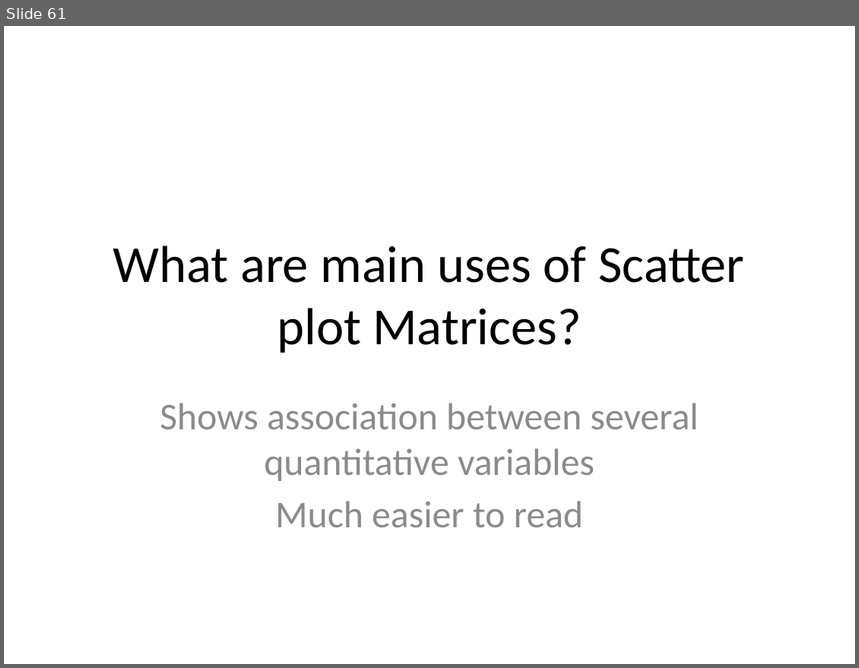
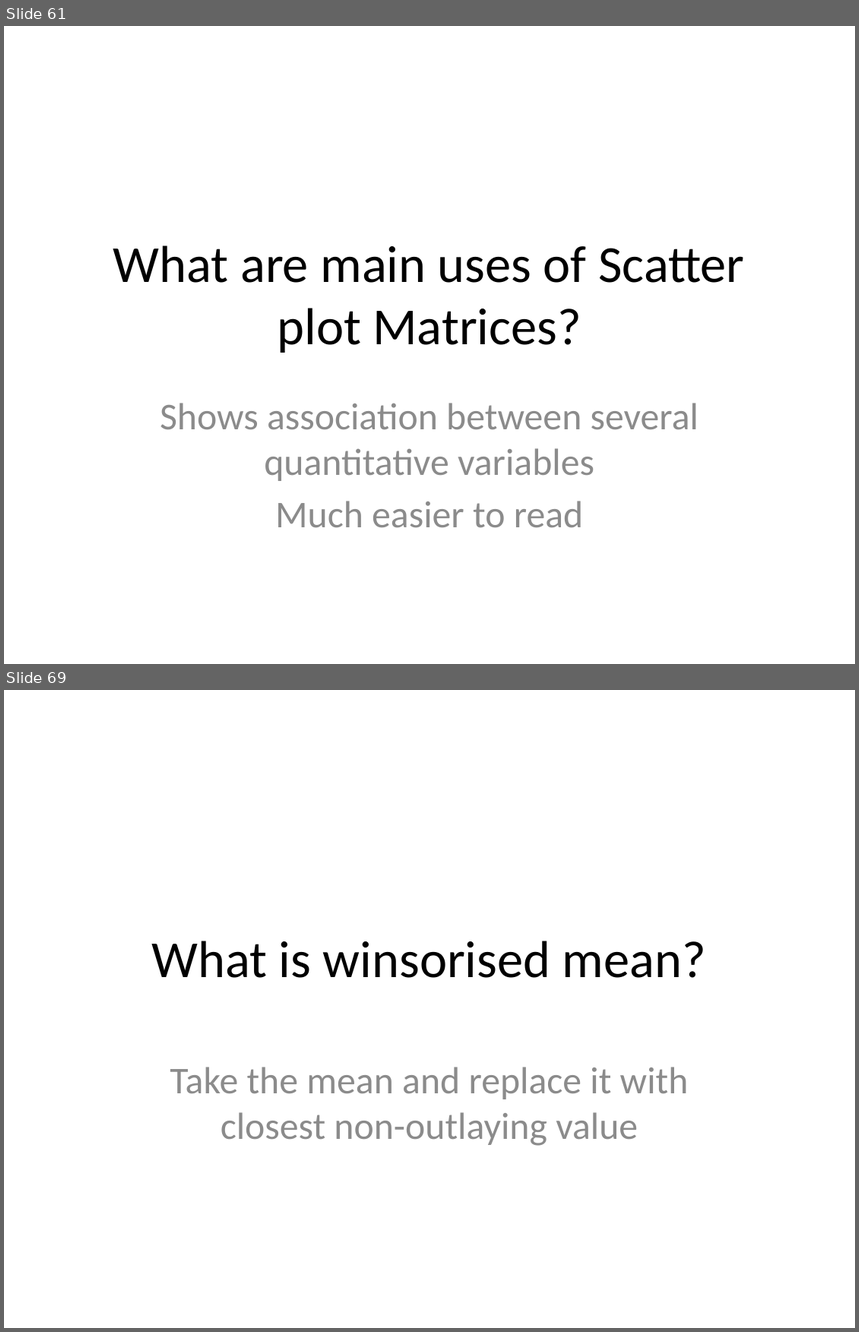
Before and after one commit to githubsebkun/Software-Interview-Questions, a slide deck: Data science.pptx. Shown one above the other, each under a label of ours: slide 61 before the commit, slides 61 and 69 after it; the slides between them are not shown. The pictures are 859x668 and 859x1332 pixels, drawn with LibreOffice and Linux fonts; fonts in the diff are those of the drawing. Boxes give left, top, right and bottom in pixels: in the first picture for what was removed or moved away, otherwise in the second. Text is boxed around its words. In the diff, an @@ line names an element or a change of style, - is before the commit and + after.

```diff
--- a/Data science.pptx
+++ b/Data science.pptx
@@ slide 69 added at <box>4,690,855,1328</box>, background #FFFFFF @@
@@ title added at <box>152,941,706,978</box>, 44 pt, text #000000 @@
+What is winsorised mean?
@@ subtitle added at <box>170,1067,689,1146</box>, 32 pt, text #8C8C8C @@
+Take the mean and replace it with closest non-outlaying value
```
Also in this commit, not shown: 1 slide changed, 16 other slides added, 8 other files.
